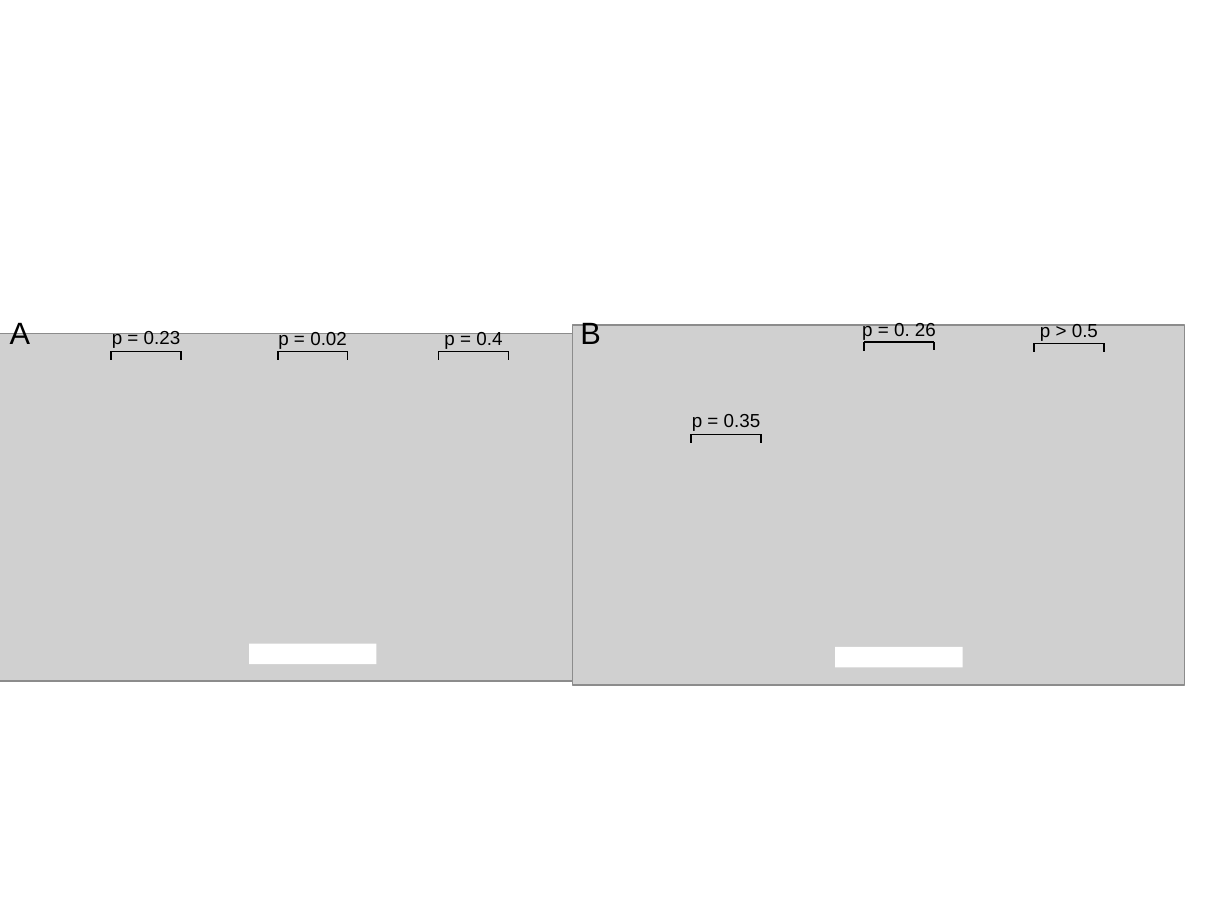
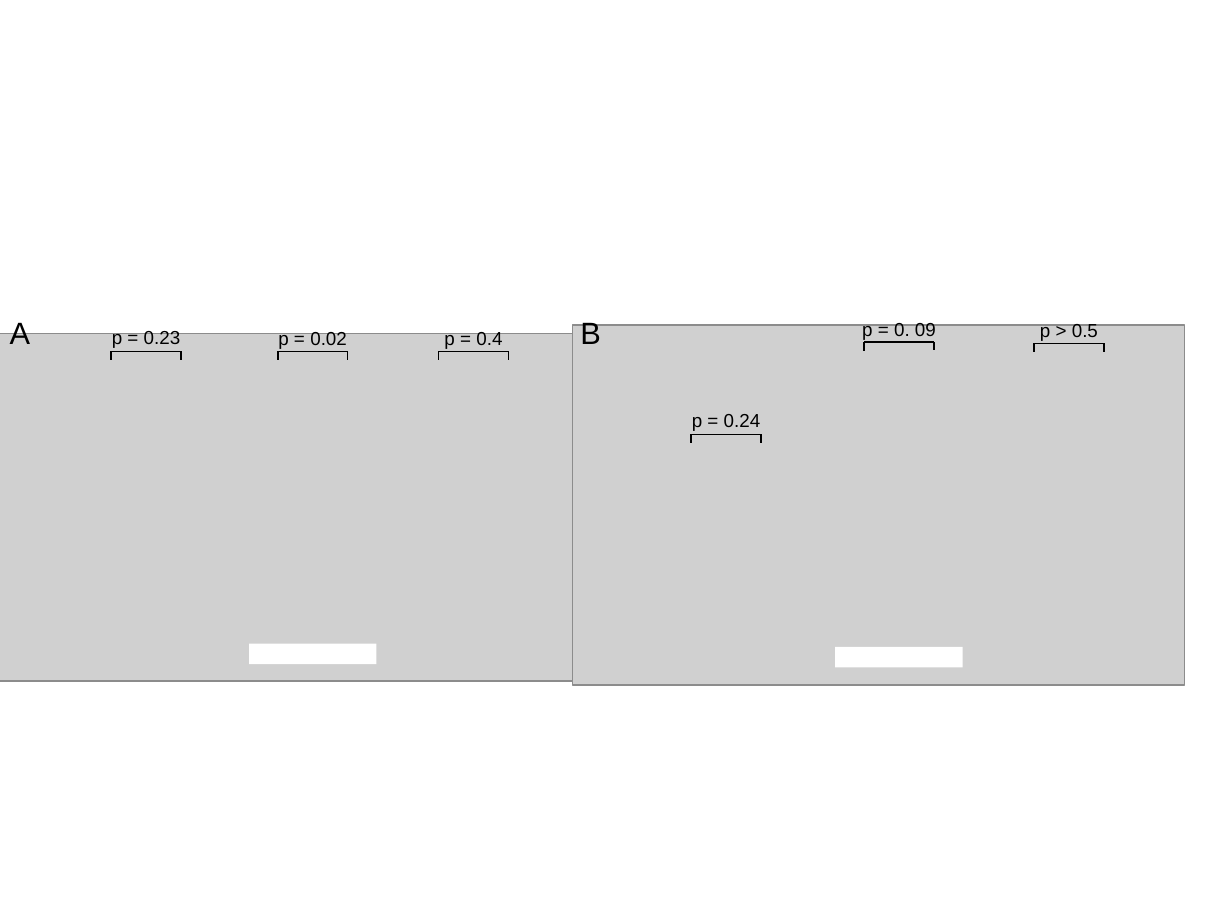
Before and after one commit to cduvallet/phd-docs, a slide deck: slide 9 of figures/figures.pptx. Drawn at 1232x924 pixels with LibreOffice and Linux fonts; fonts in the diff are those of the drawing; grey boxes stand for pictures. Boxes give left, top, right and bottom in pixels: in the first picture for what was removed or moved away, otherwise in the second. Text is boxed around its words. In the diff, an @@ line names an element or a change of style, - is before the commit and + after.

```diff
--- a/figures/figures.pptx
+++ b/figures/figures.pptx
@@ text at <box>862,321,936,340</box>: text changed @@
-p = 0. 26
+p = 0. 09
@@ text at <box>692,414,761,431</box>: text changed @@
-p = 0.35
+p = 0.24
```
Also in this commit, not shown: 3 other slides changed, 9 other files.
